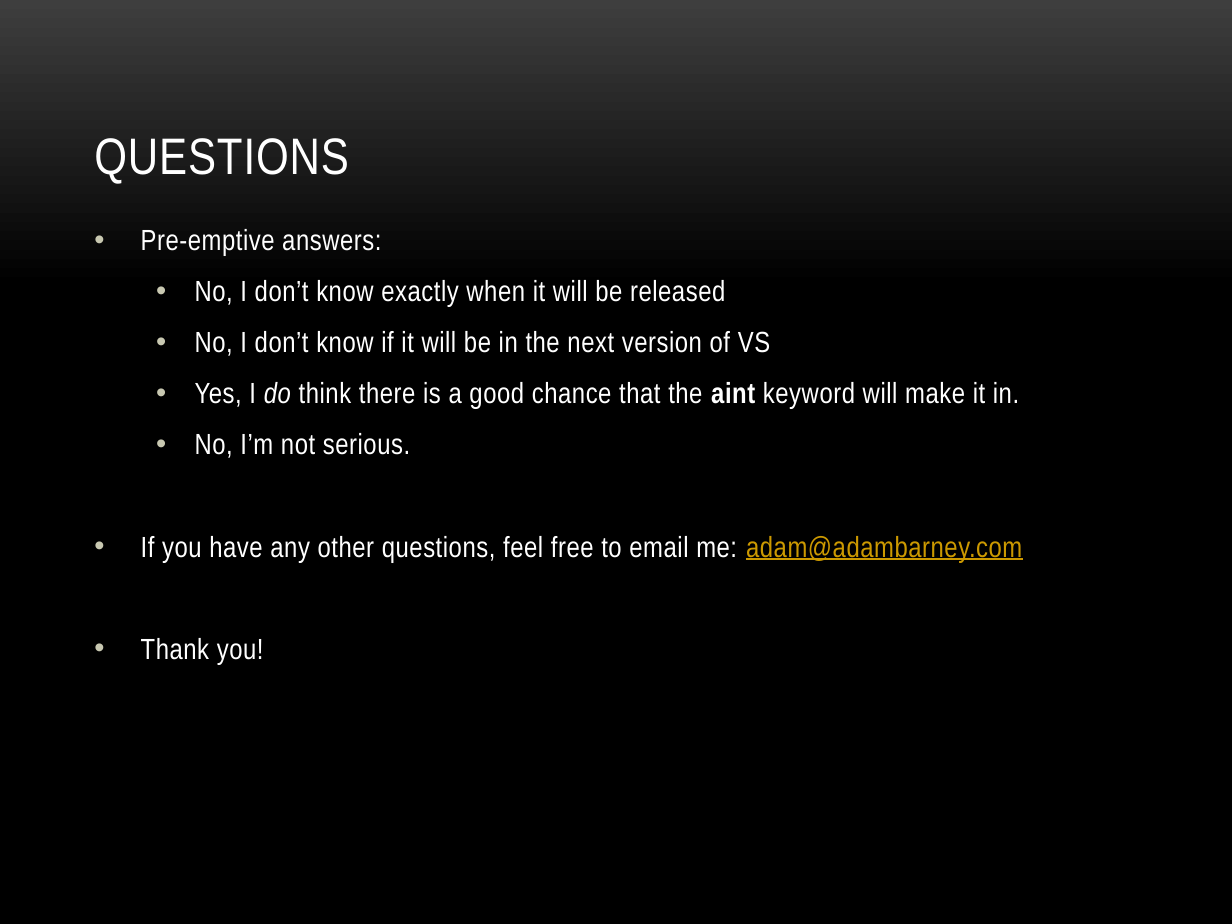
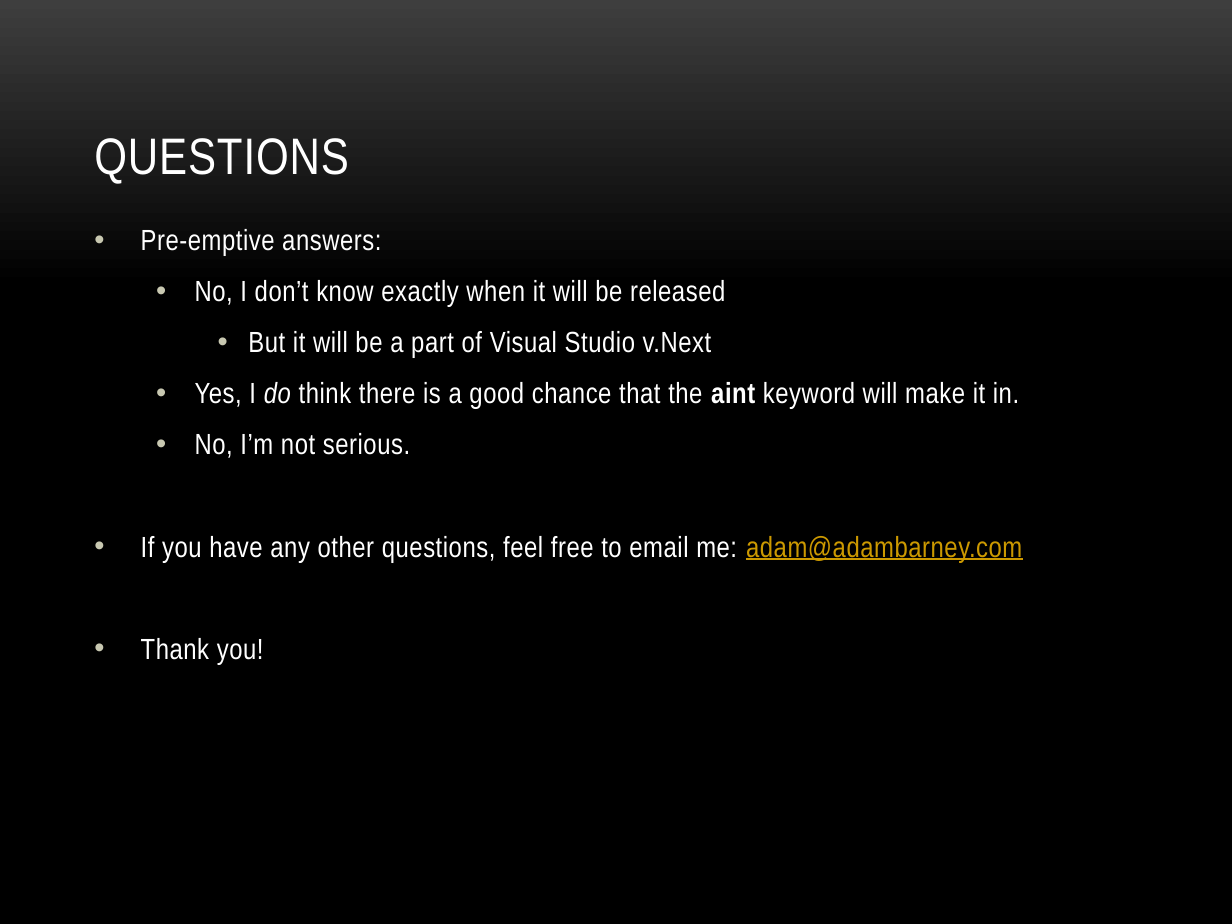
Before and after one commit to cabarney/C--v.Next, a slide deck: slide 16 of Slides.pptx. Drawn at 1232x924 pixels with LibreOffice and Linux fonts; fonts in the diff are those of the drawing; background and template pictures are left out. Boxes give left, top, right and bottom in pixels: in the first picture for what was removed or moved away, otherwise in the second. Text is boxed around its words. In the diff, an @@ line names an element or a change of style, - is before the commit and + after.

```diff
--- a/Slides.pptx
+++ b/Slides.pptx
@@ text at box(248, 331, 712, 358): text changed @@
-  • No, I don’t know if it will be in the next version of VS
+    • But it will be a part of Visual Studio v.Next
```
Also in this commit, not shown: 5 other slides changed.
